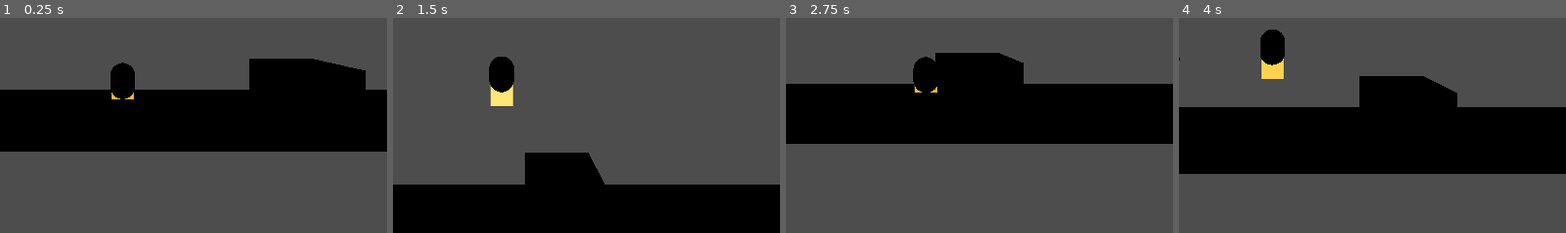
Above: before the commit, frames 1-4 (left to right).
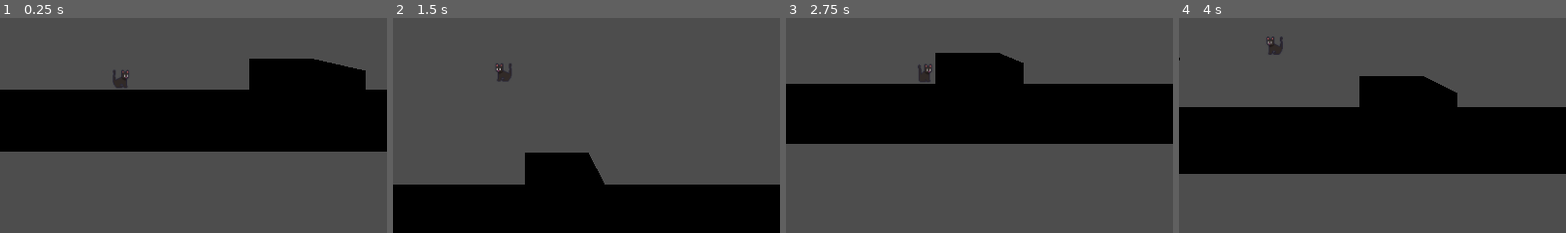
Above: after the commit, the same moments.

Repository: droptablestar/sneaky_cat2d
Game: Godot game, scene res://main.tscn
Same seed, same stepped clock (60 frames per second), same inputs: the game is played once before the commit and once after it.
Inputs:
- Up to frame 1 (0.25 s): no input
- Up to frame 2 (1.5 s): tap Enter (ui_accept) at 0.5, 0.77 s; hold Right (ui_right) 0.53-1.28 s; tap F at 0.6, 1.35 s; hold Left (ui_left) from 1.28 s (still down)
- Up to frame 3 (2.75 s): tap Enter (ui_accept) at 1.52 s; release Left (ui_left) at 2.03 s; hold Right (ui_right) from 2.03 s (still down); tap F at 2.1 s
- Up to frame 4 (4 s): tap F at 2.85, 3.6 s; tap Enter (ui_accept) at 3.02, 3.77 s; release Right (ui_right) at 3.53 s; hold Left (ui_left) from 3.53 s (still down)
The pictures show only the part of the screen within x 34-84%, y 50-100%; the shares and areas given below are measured in that part.

The runs differ from the first frame. In frame 1, 0.8% of the frame differs, in the area x 28-35%, y 20-38%; in frame 2, 1.4%, in the area x 24-32%, y 18-41%; in frame 3, 0.7%; in frame 4, 1.3%.

Commit message:
cat sprite

Diff:
--- a/sneaky-cat-2d/assets/sprites/cat_spriteframes.tres
+++ b/sneaky-cat-2d/assets/sprites/cat_spriteframes.tres
@@ -1,9 +1,25 @@
-[gd_resource type="SpriteFrames" load_steps=5 format=3]
+[gd_resource type="SpriteFrames" load_steps=4 format=3 uid="uid://davq20ir25adu"]
 
-[ext_resource type="Texture2D" path="res://assets/sprites/cat_idle.png" id="1_v1aw0"]
-[ext_resource type="Texture2D" path="res://assets/sprites/cat_walk1.png" id="2_u8m1x"]
-[ext_resource type="Texture2D" path="res://assets/sprites/cat_walk2.png" id="3_7b8cf"]
-[ext_resource type="Texture2D" path="res://assets/sprites/cat_hidden.png" id="4_9f3ky"]
+[ext_resource type="Texture2D" uid="uid://dm3iu6gpllfyq" path="res://assets/sprites/Cat_Sprite_Sheet_Black.png" id="1_sheet"]
+
+[sub_resource type="AtlasTexture" id="AtlasTexture_1"]
+atlas = ExtResource("1_sheet")
+region = Rect2(0, 0, 32, 32)
+
+[sub_resource type="AtlasTexture" id="AtlasTexture_2"]
+atlas = ExtResource("1_sheet")
+region = Rect2(32, 32, 32, 32)
 
 [resource]
-animations = [{"frames":[{"duration":1.0,"texture":ExtResource("1_v1aw0")}],"loop":true,"name":"idle","speed":4.0},{"frames":[{"duration":1.0,"texture":ExtResource("2_u8m1x")},{"duration":1.0,"texture":ExtResource("3_7b8cf")}],"loop":true,"name":"walk","speed":6.0},{"frames":[{"duration":1.0,"texture":ExtResource("4_9f3ky")}],"loop":true,"name":"hidden","speed":4.0}]
+animations = [{
+"frames": [{
+"duration": 1.0,
+"texture": SubResource("AtlasTexture_1")
+}, {
+"duration": 1.0,
+"texture": SubResource("AtlasTexture_2")
+}],
+"loop": false,
+"name": &"walk",
+"speed": 6.0
+}]
--- a/sneaky-cat-2d/main.tscn
+++ b/sneaky-cat-2d/main.tscn
@@ -1,8 +1,9 @@
-[gd_scene load_steps=10 format=3]
+[gd_scene load_steps=12 format=3 uid="uid://n4vadvu0yq5r"]
 
 [ext_resource type="PackedScene" path="res://scenes/player.tscn" id="1_6gaxr"]
-[ext_resource type="Script" path="res://scripts/follow_camera.gd" id="2_vufyt"]
-[ext_resource type="Script" path="res://scripts/hide_spot.gd" id="3_kd6g3"]
+[ext_resource type="SpriteFrames" uid="uid://davq20ir25adu" path="res://assets/sprites/cat_spriteframes.tres" id="2_7mycd"]
+[ext_resource type="Script" uid="uid://bv1kwqm0mnatt" path="res://scripts/follow_camera.gd" id="2_vufyt"]
+[ext_resource type="Script" uid="uid://dnyy3bl45klos" path="res://scripts/hide_spot.gd" id="3_kd6g3"]
 [ext_resource type="PackedScene" path="res://scenes/enemy_patroller.tscn" id="4_0e3ue"]
 [ext_resource type="PackedScene" path="res://ui/HUD.tscn" id="5_bwa5p"]
 
@@ -24,17 +25,22 @@
 [node name="Root" type="Node3D"]
 
 [node name="Player" parent="." instance=ExtResource("1_6gaxr")]
-transform = Transform3D(1, 0, 0, 0, 1, 0, 0, 0, 1, 0, 0, 0)
+
+[node name="Visual" type="Node3D" parent="Player"]
+
+[node name="CatSprite" type="AnimatedSprite3D" parent="Player/Visual"]
+position = Vector3(0, 0.7, -0.1)
+billboard = 1
+sprite_frames = ExtResource("2_7mycd")
+animation = &"walk"
+scale = Vector3(1, 1, 1)
+pixel_size = 0.02
 
 [node name="FollowCamera" type="Camera3D" parent="."]
 transform = Transform3D(1, 0, 0, 0, 1, 0, 0, 0, 1, 0, 2.5, 8)
 current = true
 script = ExtResource("2_vufyt")
 target_path = NodePath("../Player")
-horizontal_offset = 0.0
-vertical_offset = 2.5
-camera_z = 8.0
-follow_speed = 6.0
 
 [node name="Level" type="Node3D" parent="."]
 
--- a/sneaky-cat-2d/project.godot
+++ b/sneaky-cat-2d/project.godot
@@ -18,6 +18,10 @@
 [input]
 
 hide_toggle={
-"deadzone":0.5,
-"events":[{"device":-1,"physical_keycode":70,"type":"InputEventKey"}]
+"deadzone": 0.5,
+"events": [{
+"device": -1,
+"physical_keycode": 70,
+"type": "InputEventKey"
+}]
 }
--- a/sneaky-cat-2d/scenes/player.tscn
+++ b/sneaky-cat-2d/scenes/player.tscn
@@ -29,6 +29,7 @@
 [node name="MeshInstance3D" type="MeshInstance3D" parent="."]
 transform = Transform3D(1, 0, 0, 0, 1, 0, 0, 0, 1, 0, 0.85, 0)
 mesh = SubResource("CapsuleMesh_l9601")
+visible = false
 
 [node name="HiddenIndicator" type="Label3D" parent="."]
 transform = Transform3D(1, 0, 0, 0, 1, 0, 0, 0, 1, 0, 1.7, 0)
@@ -46,6 +47,7 @@
 billboard = 1
 double_sided = true
 pixel_size = 0.02
+visible = false
 
 [node name="SpriteViewport" type="SubViewport" parent="Visuals"]
 disable_3d = true
--- a/sneaky-cat-2d/scripts/player_controller.gd
+++ b/sneaky-cat-2d/scripts/player_controller.gd
@@ -11,12 +11,35 @@
 var _hide_pressed_last: bool = false
 
 @onready var hidden_label: Label3D = $HiddenIndicator
+@onready var cat_sprite: AnimatedSprite3D = $"Visual/CatSprite"
 
 func _ready() -> void:
 	if constrain_z:
 		plane_z = global_position.z
 	hidden_label.visible = false
 	hidden_label.text = ""
+
+	cat_sprite.animation = &"walk"
+	cat_sprite.play()
+
+	# --- DEBUG: prove what SpriteFrames contains at runtime ---
+	print("CatSprite node:", cat_sprite)
+	print("CatSprite visible:", cat_sprite.visible)
+	print("SpriteFrames:", cat_sprite.sprite_frames)
+
+	if cat_sprite.sprite_frames:
+		var names := cat_sprite.sprite_frames.get_animation_names()
+		print("Animations in SpriteFrames:", names)
+		for n in names:
+			print("  frames in", n, "=", cat_sprite.sprite_frames.get_frame_count(n))
+
+	print("Current animation:", cat_sprite.animation)
+
+	cat_sprite.visible = true
+	cat_sprite.animation = &"walk"
+	cat_sprite.play()
+	print("After play(): animation=", cat_sprite.animation, " frame=", cat_sprite.frame)
+
 
 func _physics_process(delta: float) -> void:
 	_handle_hide_input()
@@ -38,6 +61,16 @@
 
 	if constrain_z:
 		global_position.z = plane_z
+
+	if abs(velocity.x) > 0.01:
+		cat_sprite.flip_h = velocity.x < 0.0
+
+	cat_sprite.animation = &"walk"
+	cat_sprite.play()
+#	cat_sprite.animation = "walk" if abs(velocity.x) > 0.01 else "idle"
+#	cat_sprite.play()
+
+	cat_sprite.global_position = global_position + Vector3(0, 0.9, -0.1)
 
 func register_hide_spot(spot: Node3D) -> void:
 	_current_hide_spot = spot
Binary file added: sneaky-cat-2d/assets/sprites/Cat_Shadow.png
Not shown, changed: sneaky-cat-2d/assets/sprites/Cat_Shadow.png.import
Binary file added: sneaky-cat-2d/assets/sprites/Cat_Sprite_Sheet_Black.png
Not shown, changed: sneaky-cat-2d/assets/sprites/Cat_Sprite_Sheet_Black.png.import
Binary file removed: sneaky-cat-2d/assets/sprites/cat_hidden.png
Binary file removed: sneaky-cat-2d/assets/sprites/cat_idle.png
Not shown, removed: sneaky-cat-2d/assets/sprites/cat_idle.png.import
Binary file removed: sneaky-cat-2d/assets/sprites/cat_walk1.png
Binary file removed: sneaky-cat-2d/assets/sprites/cat_walk2.png
Not shown, removed: sneaky-cat-2d/assets/sprites/cat_walk2.png.import
Not shown: 1 places in sneaky-cat-2d/main.tscn that only renumber resources
Not shown, added: sneaky-cat-2d/assets/sprites/.DS_Store
